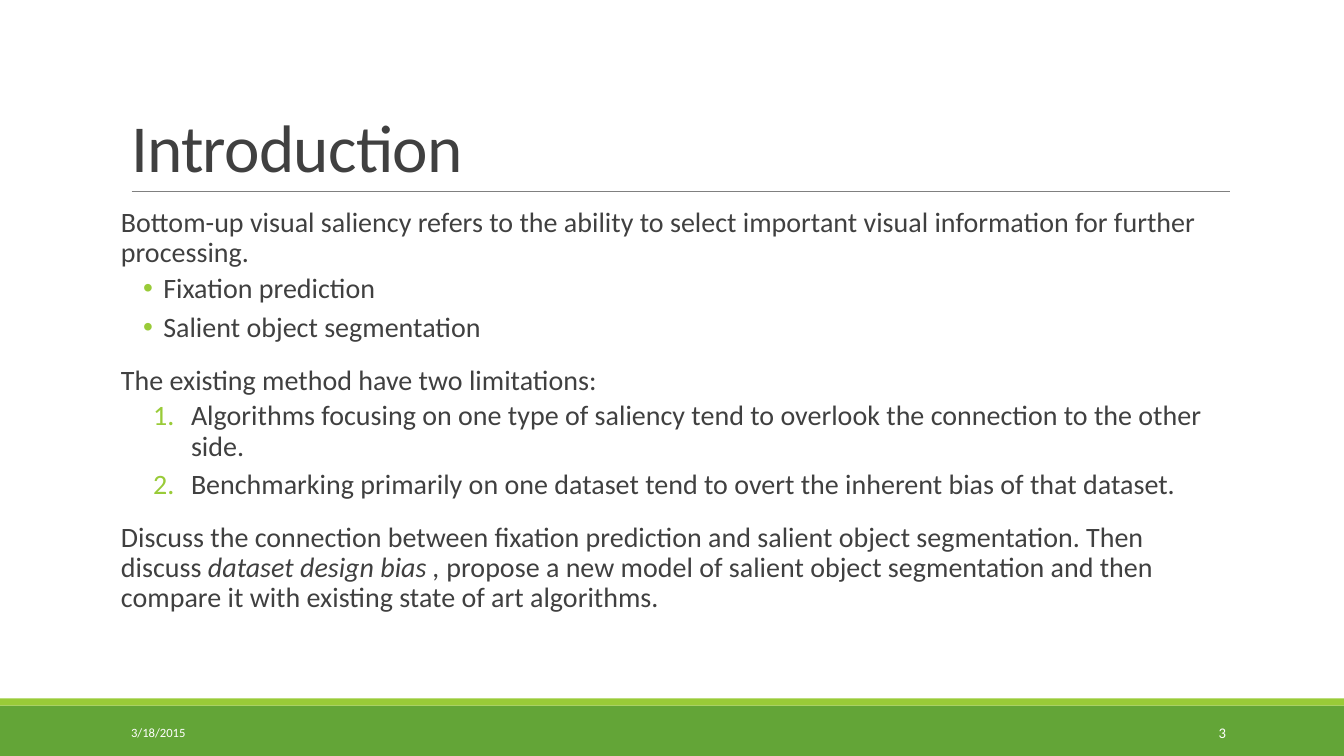
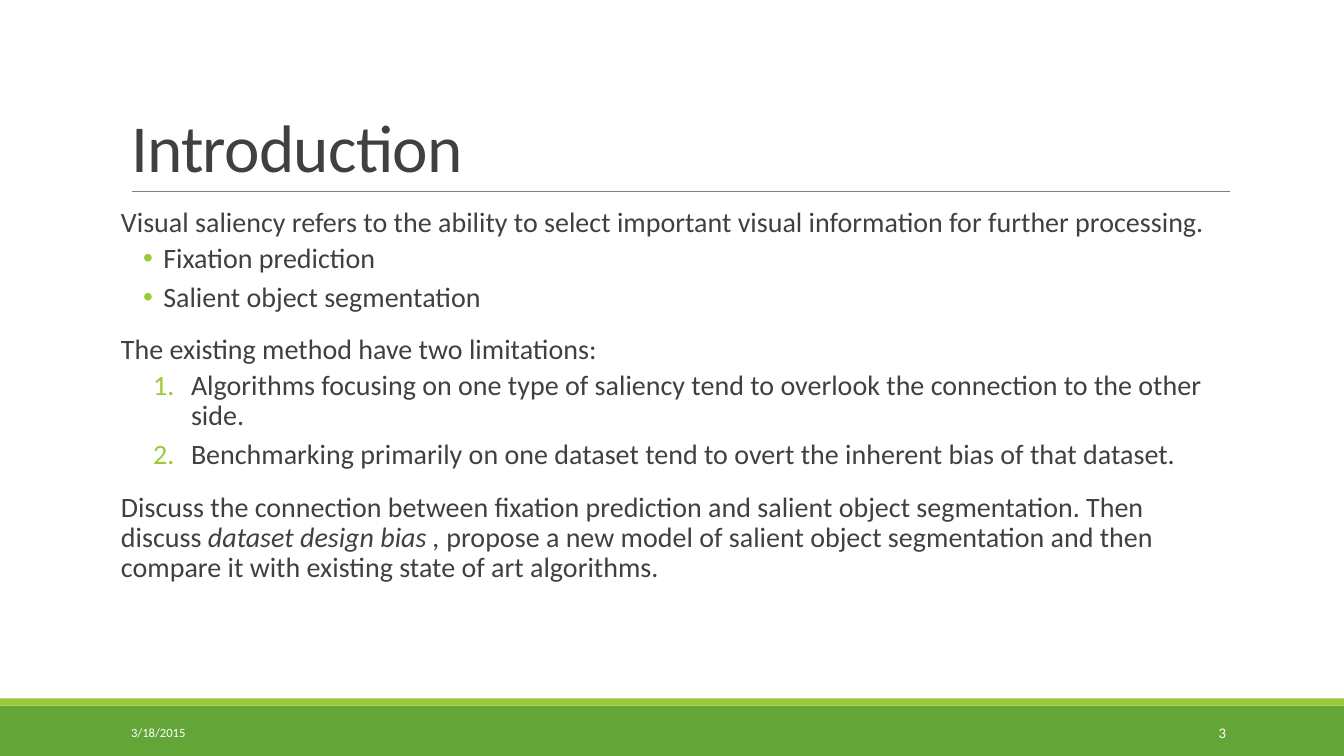
Before and after one commit to kanirudh54/VideoProcessing-INF6803, a slide deck: slide 3 of Presentation/The Secrets of Salient Object Segmentation.pptx. Drawn at 1344x756 pixels with LibreOffice and Linux fonts; fonts in the diff are those of the drawing. Boxes give left, top, right and bottom in pixels: in the first picture for what was removed or moved away, otherwise in the second. Text is boxed around its words. In the diff, an @@ line names an element or a change of style, - is before the commit and + after.

```diff
--- a/Presentation/The Secrets of Salient Object Segmentation.pptx
+++ b/Presentation/The Secrets of Salient Object Segmentation.pptx
@@ text at box(121, 212, 1203, 237): text changed @@
-Bottom-up visual saliency refers to the ability to select important visual information for further processing.
+Visual saliency refers to the ability to select important visual information for further processing.
```
Also in this commit, not shown: 6 other slides changed, 1 other file.
